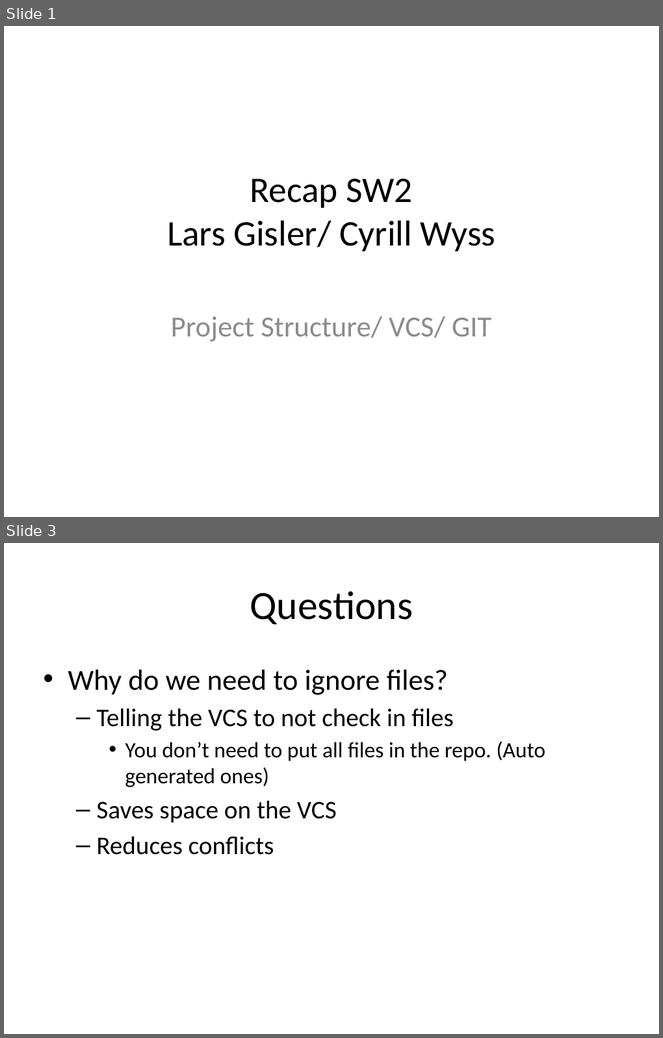
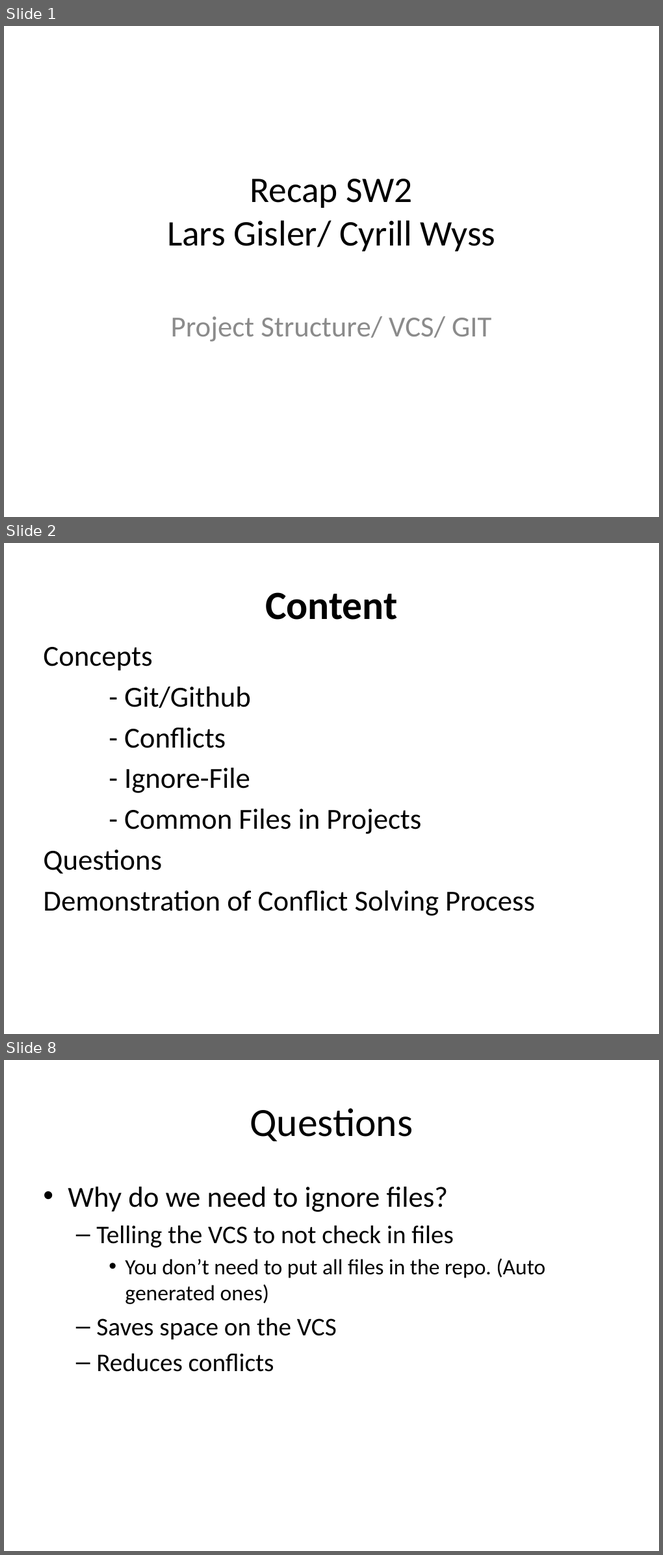
Before and after one commit to cyrillwyss/sumobot, a slide deck: Recap SW2.pptx. Shown one above the other, each under a label of ours: slides 1 and 3 before the commit, slides 1, 2 and 8 after it; the slides between them are not shown. The pictures are 663x1038 and 663x1555 pixels, drawn with LibreOffice and Linux fonts; fonts in the diff are those of the drawing. Boxes give left, top, right and bottom in pixels: in the first picture for what was removed or moved away, otherwise in the second. Text is boxed around its words. In the diff, an @@ line names an element or a change of style, - is before the commit and + after.

```diff
--- a/Recap SW2.pptx
+++ b/Recap SW2.pptx
@@ slide 2 added at bbox=[4, 543, 659, 1034], background #FFFFFF @@
@@ title added at bbox=[265, 592, 398, 620], 44 pt, text #000000, bold @@
+Content
@@ text added at bbox=[43, 647, 535, 916], 32 pt, text #000000 @@
+Concepts
+- Git/Github
+- Conflicts
+- Ignore-File
+- Common Files in Projects
+Questions
+Demonstration of Conflict Solving Process
@@ what was slide 3 is now slide 8 @@
```
Also in this commit, not shown: 3 slides changed, 5 other slides added.
